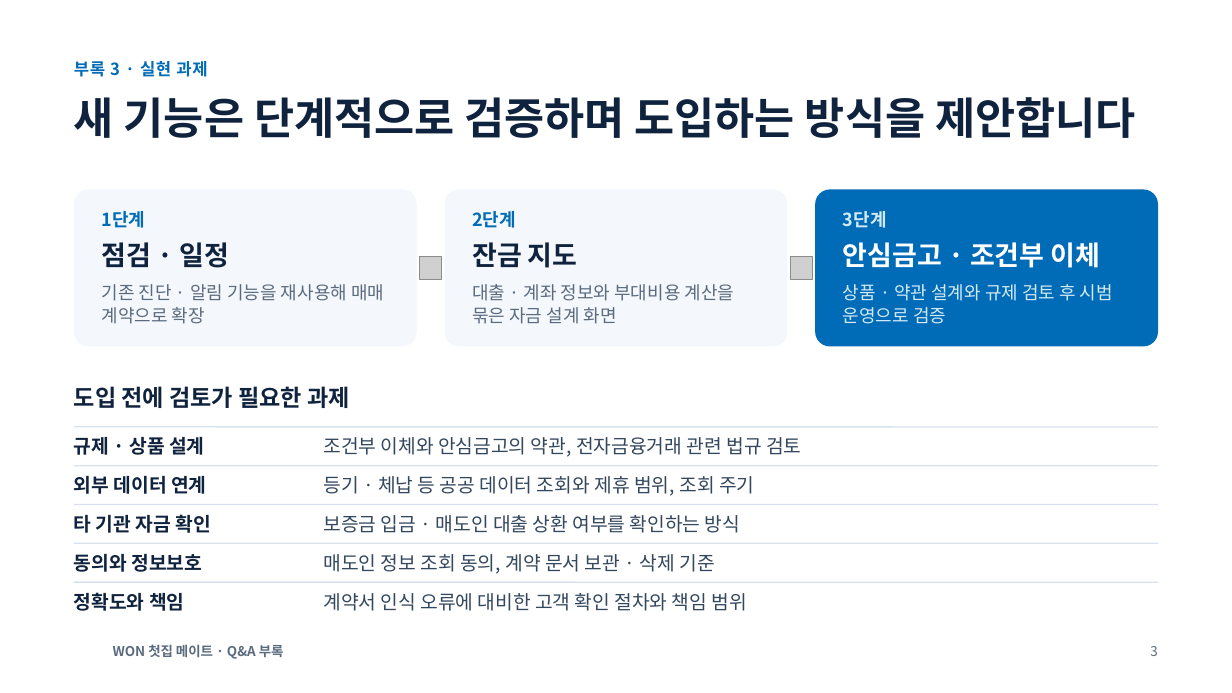
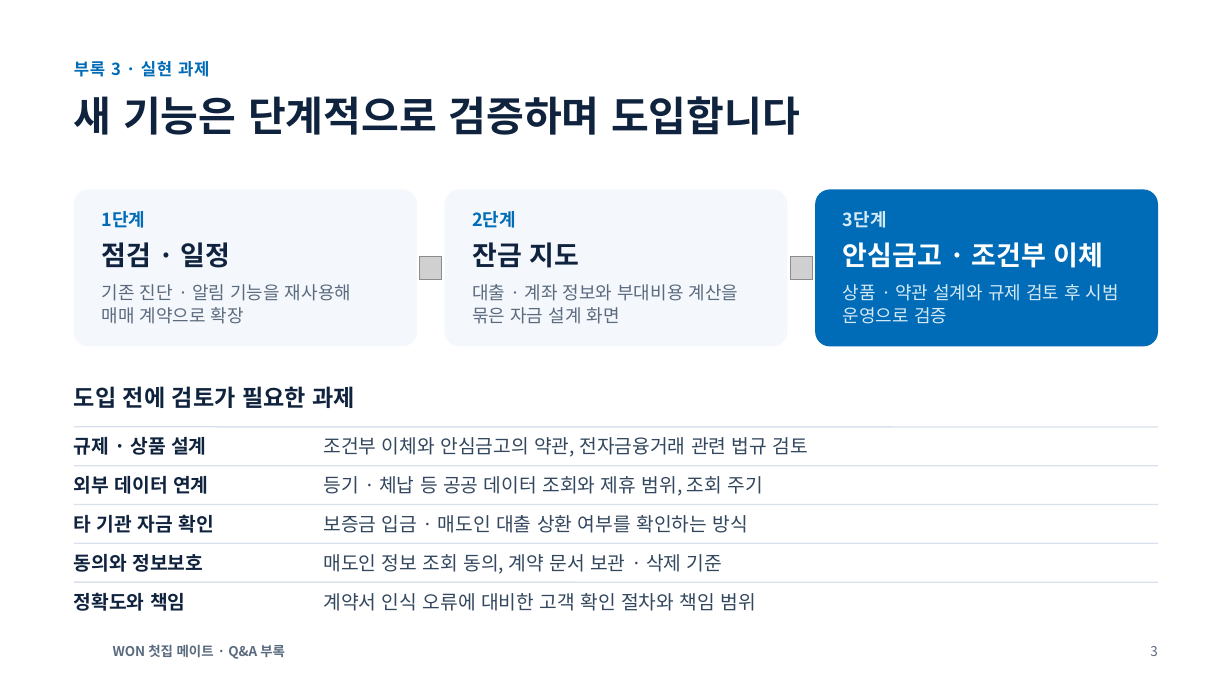
Before and after one commit to dldudwnsdlek/woori_first, a slide deck: slide 3 of deck/WON첫집메이트_부록_QA.pptx. Drawn at 1232x693 pixels with LibreOffice and Linux fonts; fonts in the diff are those of the drawing; grey boxes stand for pictures; background and template pictures are left out. Boxes give left, top, right and bottom in pixels: in the first picture for what was removed or moved away, otherwise in the second. Text is boxed around its words. In the diff, an @@ line names an element or a change of style, - is before the commit and + after.

```diff
--- a/deck/WON첫집메이트_부록_QA.pptx
+++ b/deck/WON첫집메이트_부록_QA.pptx
@@ text "부록 3 · 실현 과제" at [74,61,209,77]: line spacing 1 to 15.6pt @@
@@ title at [74,96,800,135]: text changed; size 34 to 32 pt @@
-새 기능은 단계적으로 검증하며 도입하는 방식을 제안합니다
+새 기능은 단계적으로 검증하며 도입합니다
@@ text "잔금 지도" at [472,242,579,268]: line spacing 1 to 25.2pt @@
@@ text "안심금고 · 조건부 이체" at [843,242,1104,268]: line spacing 1 to 25.2pt @@
@@ line spacing 1.1 to 18.5pt in 3 elements at [102,284,351,324], [472,284,739,324], [843,284,1119,324] @@
@@ text "도입 전에 검토가 필요한 과제" at [74,386,355,408]: line spacing 1 to 21.6pt @@
@@ line spacing 1 to 18pt in 8 elements at [74,437,206,455], [323,437,808,457], [74,476,208,494], [323,476,763,496], [74,514,214,533], [323,515,748,533], [323,554,722,574], [323,593,755,611] @@
```
Also in this commit, not shown: 3 other slides changed, 17 other files.
